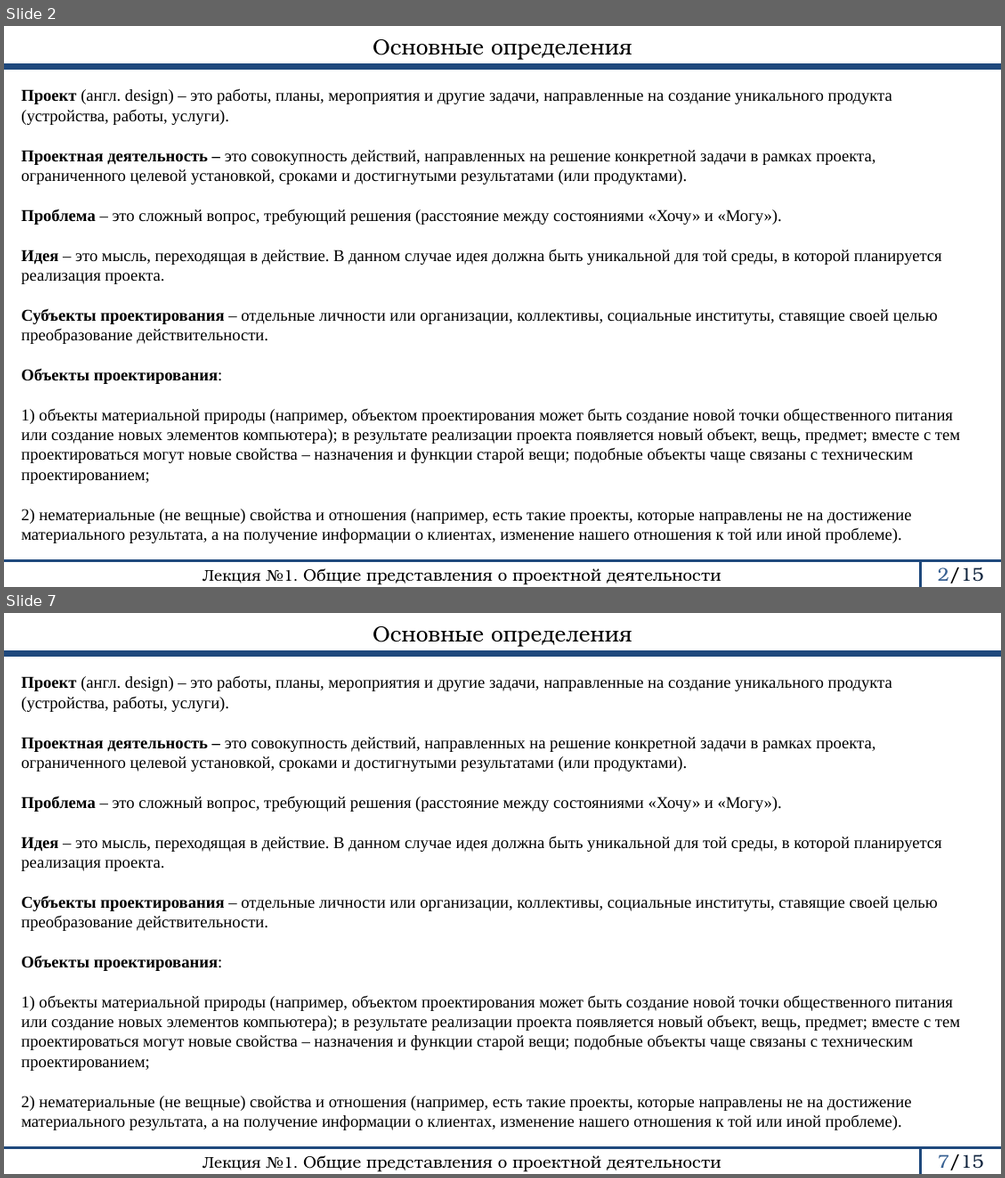
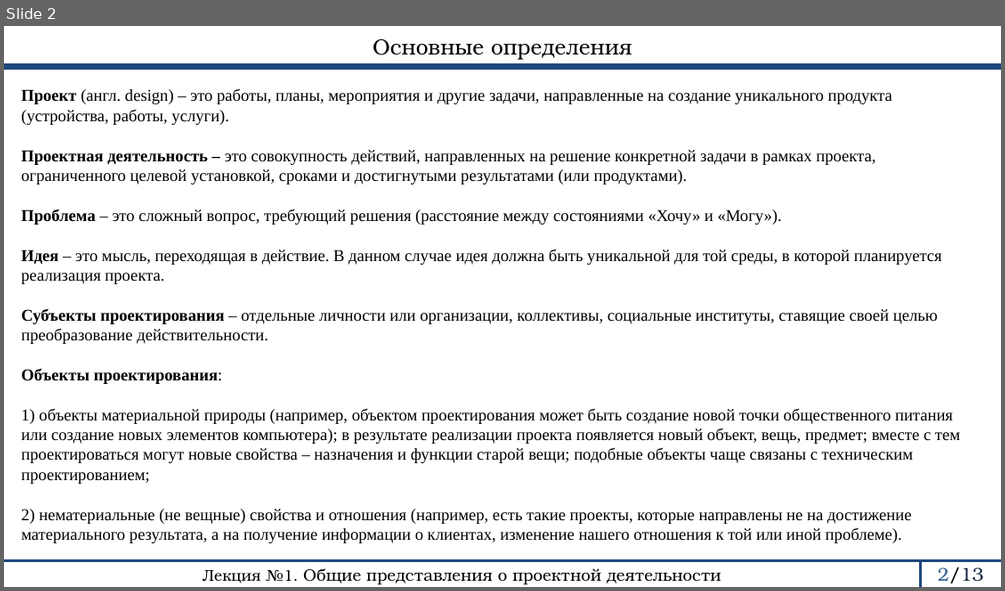
Before and after one commit to rustam-mansurov/cats, a slide deck: Лекции/ОПД/ОПД_2024_МансуровРР/Лекции/ОПД 1 лекция.pptx. Shown one above the other, each under a label of ours: slides 2 and 7 before the commit, slide 2 after it; the slides between them are not shown. The pictures are 1005x1178 and 1005x591 pixels, drawn with LibreOffice and Linux fonts; fonts in the diff are those of the drawing. Boxes give left, top, right and bottom in pixels: in the first picture for what was removed or moved away, otherwise in the second. Text is boxed around its words. In the diff, an @@ line names an element or a change of style, - is before the commit and + after.

```diff
--- a/Лекции/ОПД/ОПД_2024_МансуровРР/Лекции/ОПД 1 лекция.pptx
+++ b/Лекции/ОПД/ОПД_2024_МансуровРР/Лекции/ОПД 1 лекция.pptx
@@ slide 7 removed at [4,613,1001,1174], background #FFFFFF @@
@@ text removed at [372,626,632,647] @@
-Основные определения
@@ line removed from (4, 653) to (1001, 653) @@
@@ title removed at [21,675,960,1130] @@
-Проект (англ. design) – это работы, планы, мероприятия и другие задачи, направленные на создание уникального продукта (устройства, работы, услуги).
-Проектная деятельность – это совокупность действий, направленных на решение конкретной задачи в рамках проекта, ограниченного целевой установкой, сроками и достигнутыми результатами (или продуктами).
-Проблема – это сложный вопрос, требующий решения (расстояние между состояниями «Хочу» и «Могу»).
-Идея – это мысль, переходящая в действие. В данном случае идея должна быть уникальной для той среды, в которой планируется реализация проекта.
-Субъекты проектирования – отдельные личности или организации, коллективы, социальные институты, ставящие своей целью преобразование действительности.
-Объекты проектирования:
-1) объекты материальной природы (например, объектом проектирования может быть создание новой точки общественного питания или создание новых элементов компьютера); в результате реализации проекта появляется новый объект, вещь, предмет; вместе с тем проектироваться могут новые свойства – назначения и функции старой вещи; подобные объекты чаще связаны с техническим проектированием;
-2) нематериальные (не вещные) свойства и отношения (например, есть такие проекты, которые направлены не на достижение материального результата, а на получение информации о клиентах, изменение нашего отношения к той или иной проблеме).
@@ line removed from (4, 1148) to (1001, 1148) @@
@@ text removed at [202,1155,721,1172] @@
-Лекция №1. Общие представления о проектной деятельности
@@ line removed from (921, 1174) to (921, 1148) @@
@@ page number removed at [938,1154,984,1170] @@
-7/15
@@ page number at [938,567,984,583]: text changed @@
-2/15
+2/13
```
Also in this commit, not shown: 7 slides changed, 4 slides added, 6 other slides removed, 6 other files.
